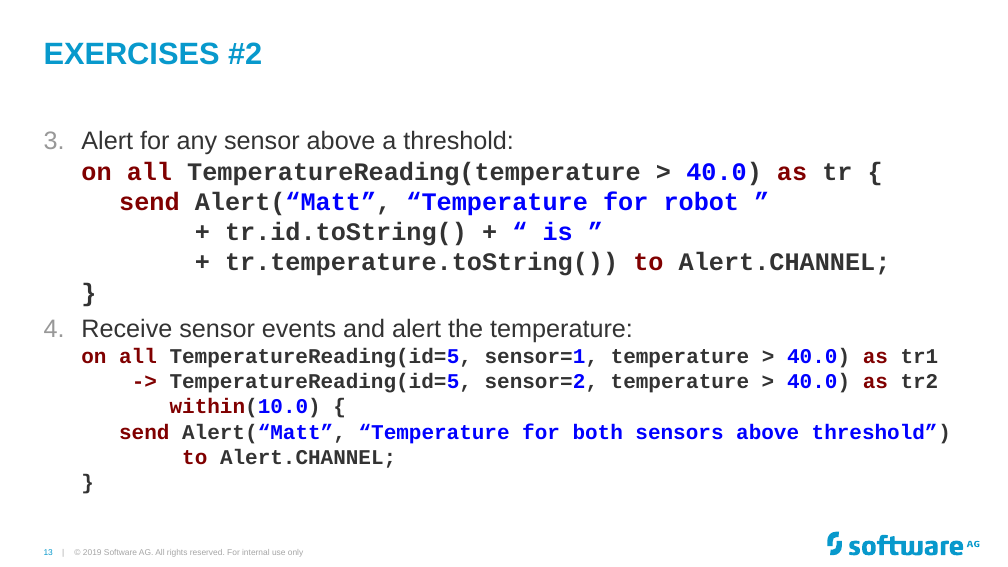
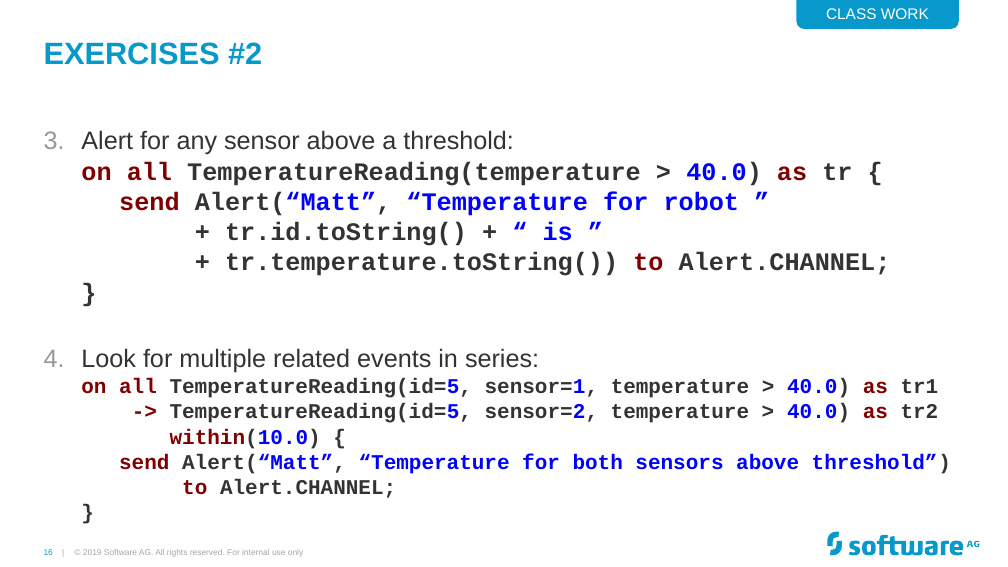
Before and after one commit to Cumulocity-IoT/apama-streaming-analytics-intro-training, a slide deck: slide 16 of Apama GAP Training.pptx (slide 13 before the commit). Drawn at 1008x567 pixels with LibreOffice and Linux fonts; fonts in the diff are those of the drawing; background and template pictures are left out. Boxes give left, top, right and bottom in pixels: in the first picture for what was removed or moved away, otherwise in the second. Text is boxed around its words. In the diff, an @@ line names an element or a change of style, - is before the commit and + after.

Commit message:
Updated slides

```diff
--- a/Apama GAP Training.pptx
+++ b/Apama GAP Training.pptx
@@ round same rect added at bbox=[796, 0, 959, 29], fill #0899CC, 11 pt, text #FFFFFF @@
+CLASS WORK
@@ text at bbox=[81, 348, 951, 498]: text changed @@
-4. Receive sensor events and alert the temperature:
-   on all TemperatureReading(id=5, sensor=1, temperature > 40.0) as tr1
-   -> TemperatureReading(id=5, sensor=2, temperature > 40.0) as tr2
-   within(10.0) {
-   send Alert(“Matt”, “Temperature for both sensors above threshold”)
-   to Alert.CHANNEL;
-   }
+4. Look for multiple related events in series:
+   on all TemperatureReading(id=5, sensor=1, temperature > 40.0) as tr1
+   -> TemperatureReading(id=5, sensor=2, temperature > 40.0) as tr2
+   within(10.0) {
+   send Alert(“Matt”, “Temperature for both sensors above threshold”)
+   to Alert.CHANNEL;
+   }
@@ page number at bbox=[44, 549, 53, 555]: text changed @@
-13 |
+16 |
```
Also in this commit, not shown: 19 other slides changed, 5 slides added.
